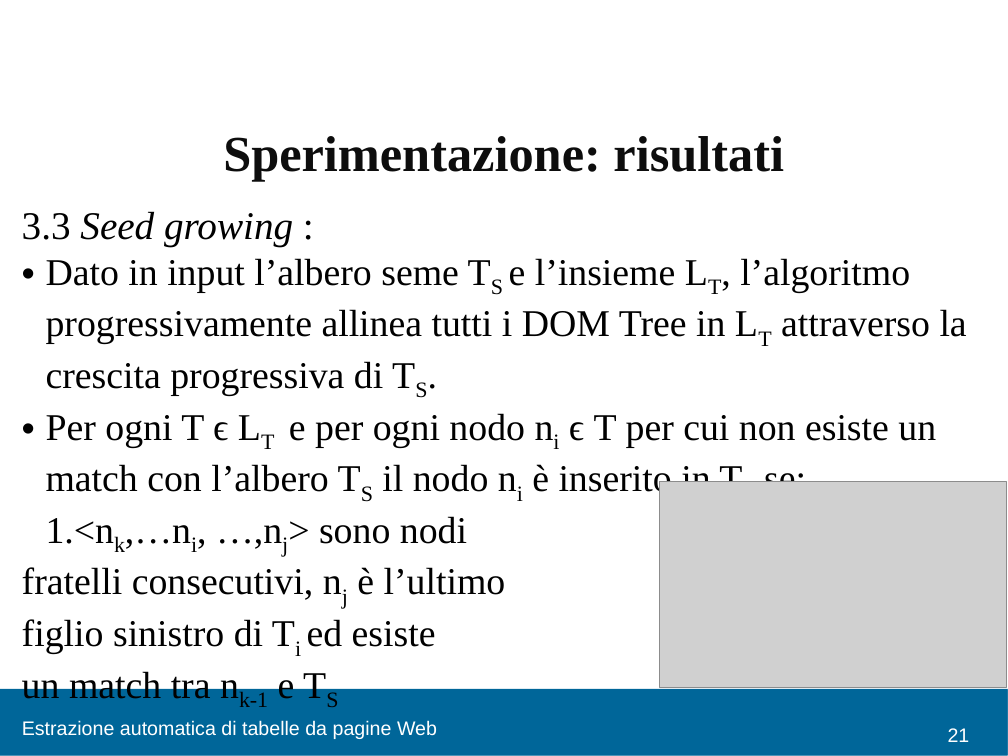
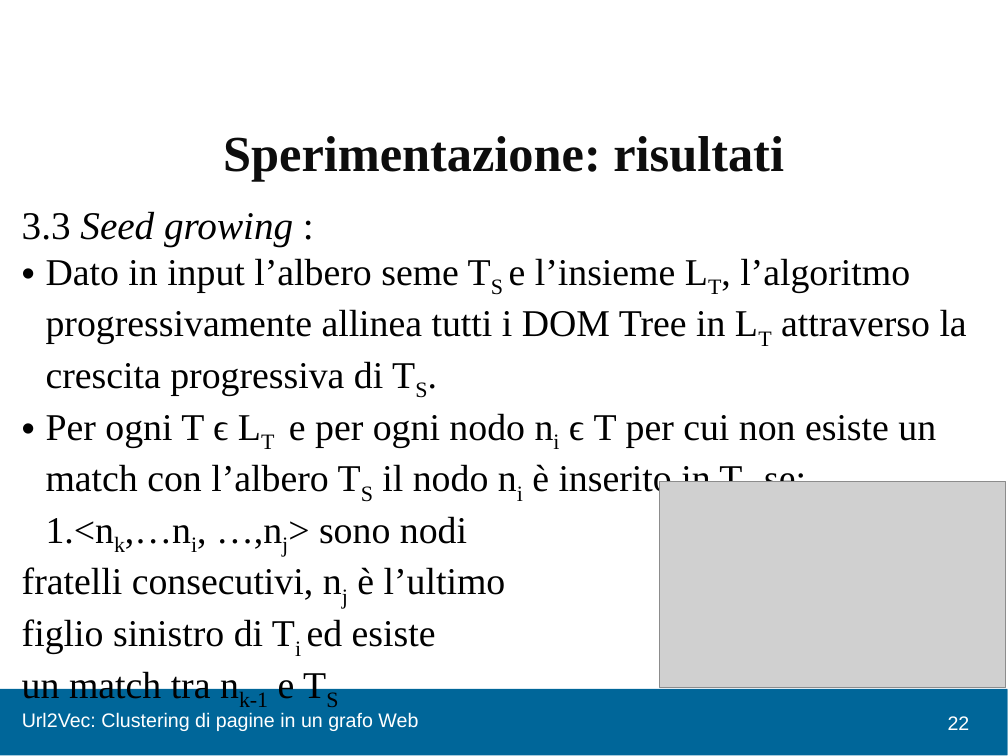
Before and after one commit to chrisPiemonte/Bachelors-Thesis, a slide deck: slide 22 of Slide/Presentaz.pptx (slide 21 before the commit). Drawn at 1008x756 pixels with LibreOffice and Linux fonts; fonts in the diff are those of the drawing; grey boxes stand for pictures; background and template pictures are left out. Boxes give left, top, right and bottom in pixels: in the first picture for what was removed or moved away, otherwise in the second. Text is boxed around its words. In the diff, an @@ line names an element or a change of style, - is before the commit and + after.

```diff
--- a/Slide/Presentaz.pptx
+++ b/Slide/Presentaz.pptx
@@ text at (22,712,418,731): text changed @@
-Estrazione automatica di tabelle da pagine Web
+Url2Vec: Clustering di pagine in un grafo Web
@@ page number added at (948,716,970,730), 14 pt, text #FFFFFF @@
+22
@@ page number removed at (948,728,970,742) @@
-21
```
Also in this commit, not shown: 16 other slides changed, 6 slides added, 5 slides removed.
